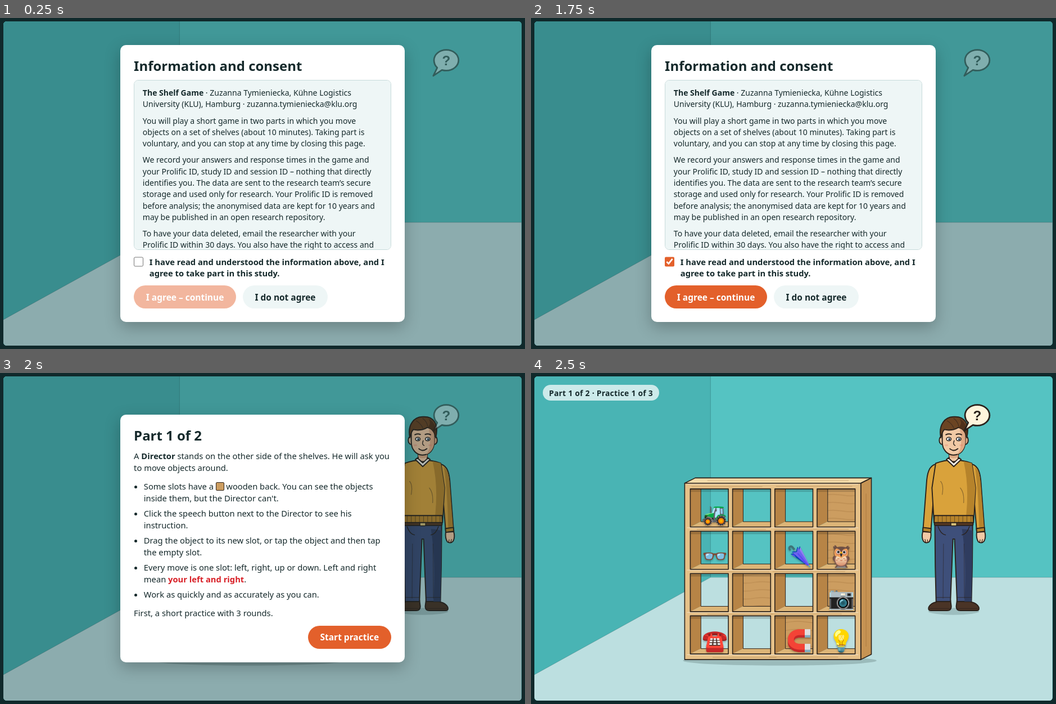
Above: before the commit, frames 1-4 (two rows, left to right).
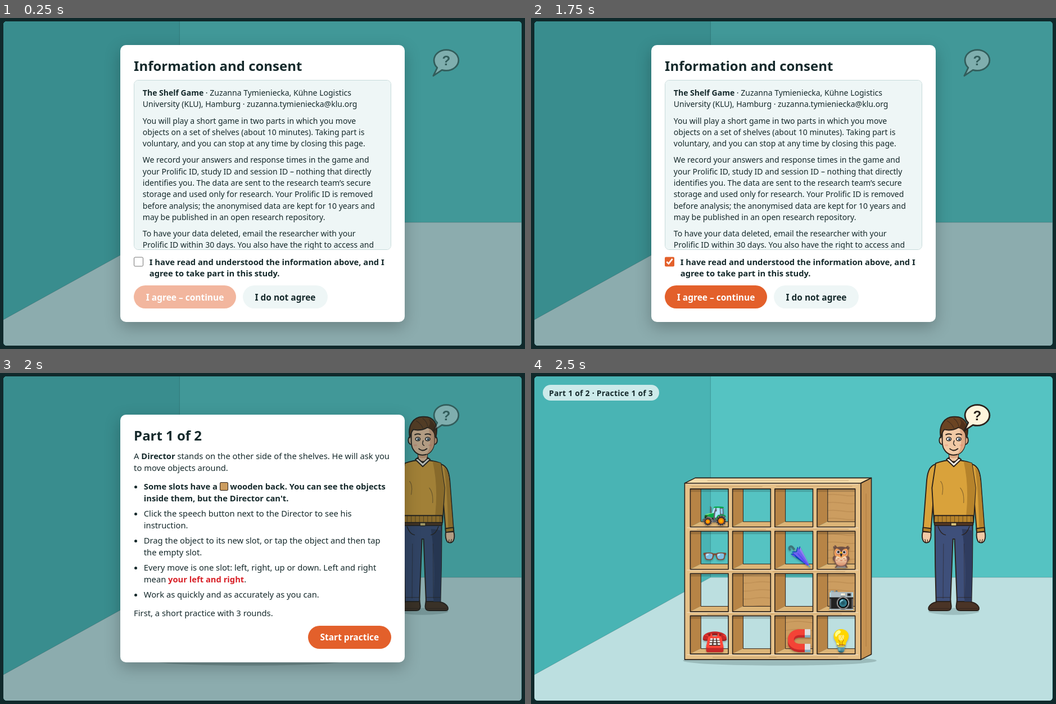
Above: after the commit, the same moments.

Repository: zuztym/director-game
Game: browser game, page index.html
The game is run twice, just before and just after one commit, with the same random seed, the same clock (stepped at 60 frames per second) and the same inputs.
Inputs (mouse positions are in pixels of both pictures, inside the frame that each line leads up to):
- Up to frame 1 (0.25 s): no input
- Up to frame 2 (1.75 s): click (793, 183) at 0.27 s; click (793, 216) at 1.07 s; click (667, 262) at 1.27 s; click (688, 150) at 1.67 s
- Up to frame 3 (2 s): click "I agree – continue" at 1.77 s; click "Start" at 1.87 s
- Up to frame 4 (2.5 s): press the mouse at (898, 488) at 2.27 s; release the mouse at (793, 472) at 2.4 s; click "Start practice" at 2.47 s

Frames 1-2 are identical in both runs. In frame 3, 0.8% of the frame differs, in the area x 27-74%, y 32-40%; in frame 4, nothing differs.

Commit message:
Add files via upload

Diff:
--- a/index.html
+++ b/index.html
@@ -621,15 +621,15 @@
   director: `
     <p>A <b>Director</b> stands on the other side of the shelves. He will ask you to move objects around.</p>
     <ul>
-      <li>Some slots have a ${CHIP} wooden back. You can see the objects inside them, but the Director can't.</li>
+      <li><b>Some slots have a ${CHIP} wooden back. You can see the objects inside them, but the Director can't.</b></li>
       <li>Click the speech button next to the Director to see his instruction.</li>
       ${MOVE_RULES}
     </ul>`,
   nodirector: `
-    <p>In this part there is <b>no Director</b>. You will get instructions to move objects around the shelves.</p>
+    <p>You will get instructions to move objects around the shelves.</p>
     <ul>
       <li>Click the speech button to see the instruction.</li>
-      <li>The instructions only refer to objects in open slots. They never refer to objects in slots with a ${CHIP} wooden back, so ignore those objects.</li>
+      <li><b>The instructions only refer to objects in open slots. They never refer to objects in slots with a ${CHIP} wooden back, so ignore those objects.</b></li>
       ${MOVE_RULES}
     </ul>`,
 };
@@ -777,9 +777,11 @@
       r1(c.rtAll.mean), r1(c.rtAll.sd), r1(k.rtAll.mean), r1(k.rtAll.sd)];
   });
   const trialRows = S.parts.flatMap(p => [...p.practiceLog, ...p.log].map(r => [...idCells(), ...TRIAL_COLS.map(h => r[h])]));
+  // DataPipe's default validation requires a "trial_type" column in every file,
+  // so both files start with one (summary rows / one row per move).
   return {
-    summaryCsv: csv([SUMMARY_HEAD, ...summaryRows]),
-    trialCsv: csv([[...ID_HEAD, ...TRIAL_COLS], ...trialRows]),
+    summaryCsv: csv([['trial_type', ...SUMMARY_HEAD], ...summaryRows.map(r => ['summary', ...r])]),
+    trialCsv: csv([['trial_type', ...ID_HEAD, ...TRIAL_COLS], ...trialRows.map(r => ['move', ...r])]),
   };
 }
 
